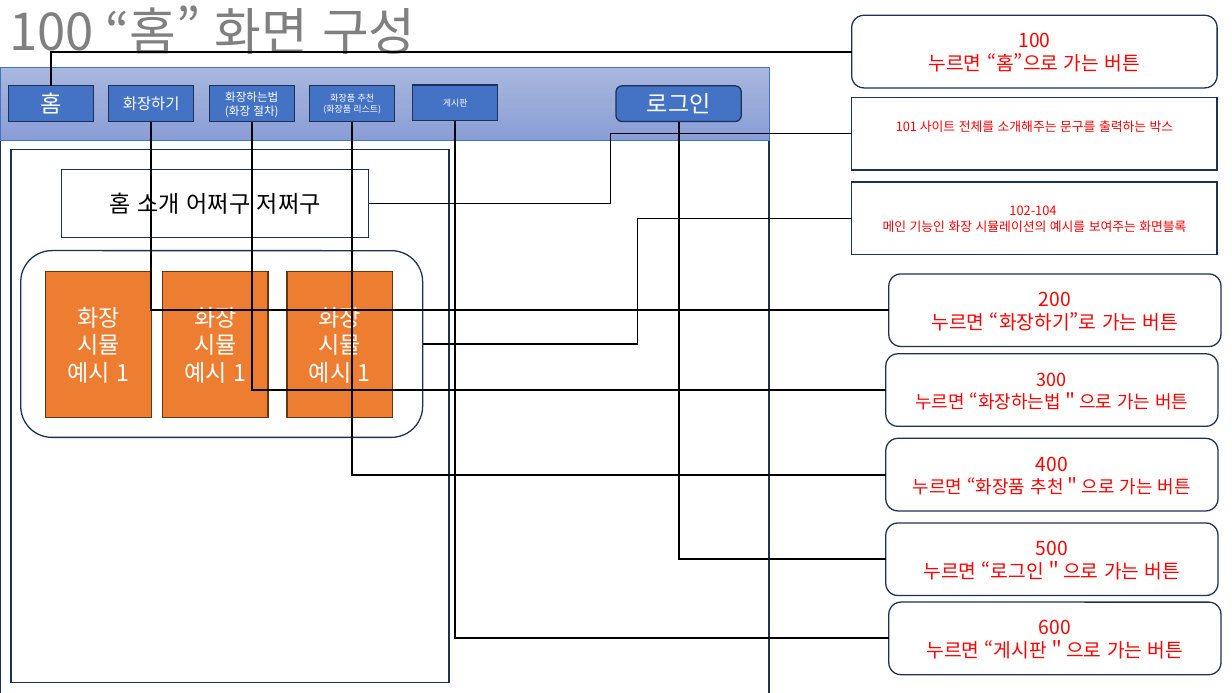
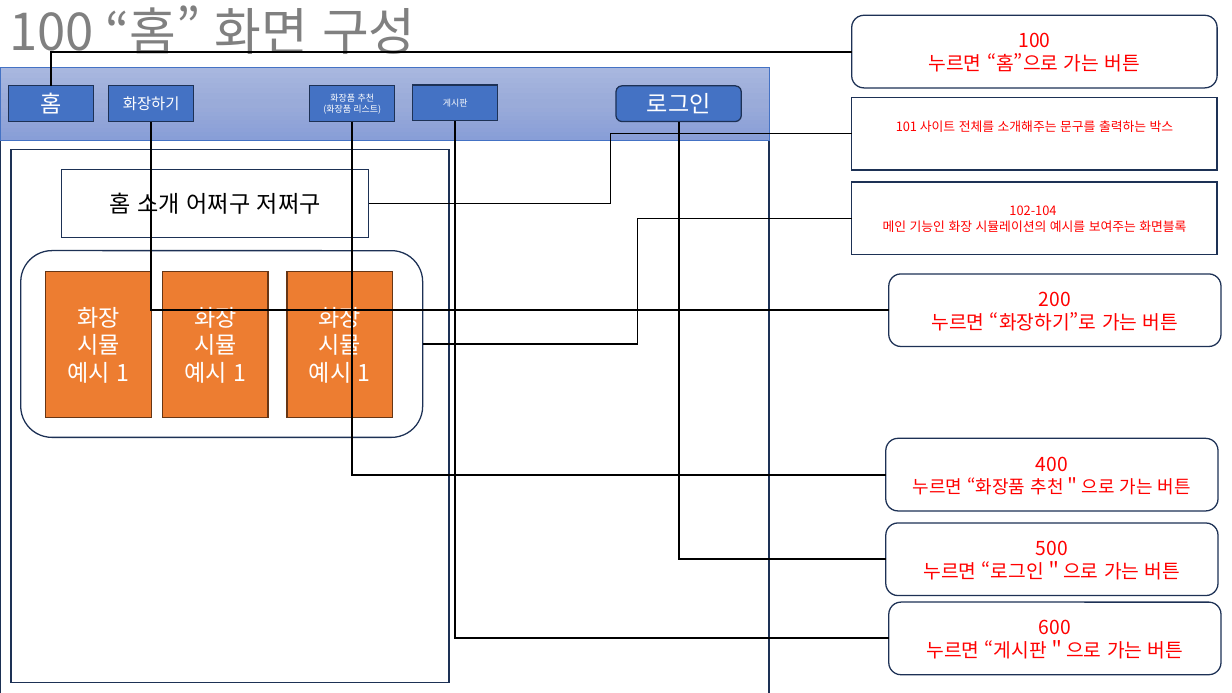
Before and after one commit to hosunghyun/Smart_Makeup_Web, a slide deck: slide 1 of UI프로토타입.pptx. Drawn at 1232x693 pixels with LibreOffice and Linux fonts; fonts in the diff are those of the drawing. Boxes give left, top, right and bottom in pixels: in the first picture for what was removed or moved away, otherwise in the second. Text is boxed around its words. In the diff, an @@ line names an element or a change of style, - is before the commit and + after.

```diff
--- a/UI프로토타입.pptx
+++ b/UI프로토타입.pptx
@@ rectangle removed at bbox=[209, 86, 294, 122] @@
-화장하는법
-(화장 절차)
@@ elbow line removed from (251, 122) to (886, 390) @@
@@ rounded rectangle removed at bbox=[886, 354, 1219, 427] @@
-300
-누르면 “화장하는법＂으로 가는 버튼
```
Also in this commit, not shown: 8 other slides changed, 2 slides removed.
